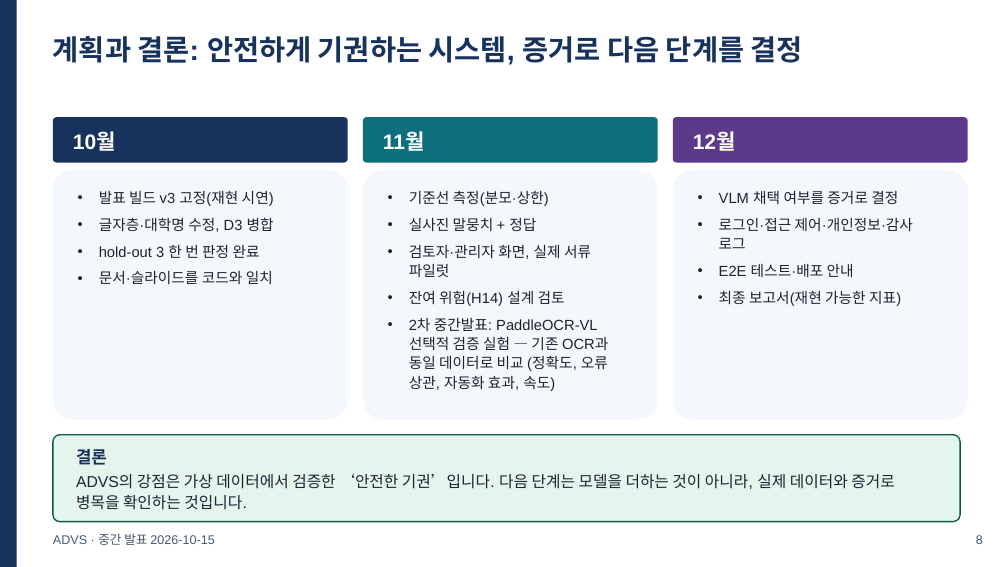
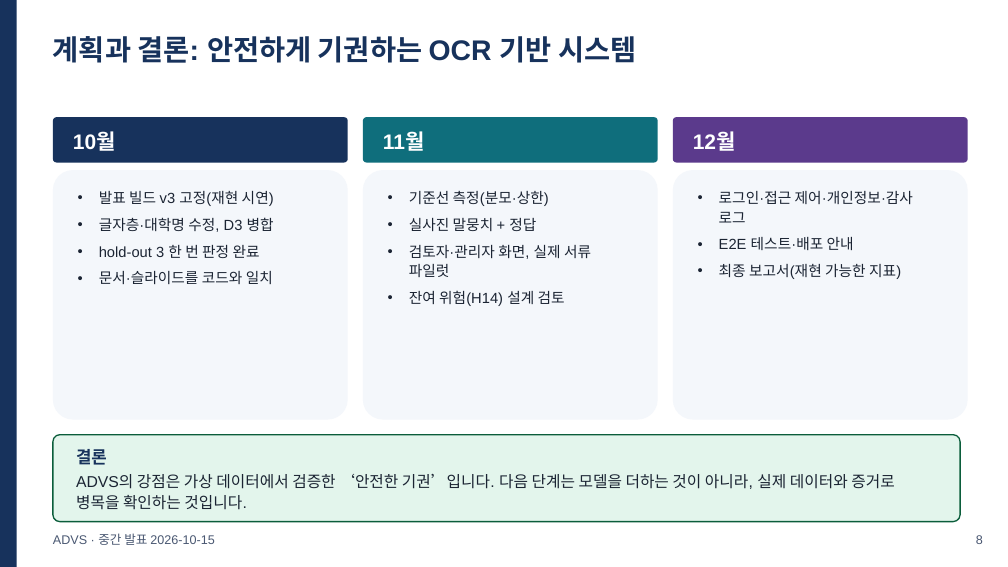
Before and after one commit to khabibro/ADVS, a slide deck: slide 8 of docs/midterm/ADVS_midterm.pptx. Drawn at 1008x567 pixels with LibreOffice and Linux fonts; fonts in the diff are those of the drawing. Boxes give left, top, right and bottom in pixels: in the first picture for what was removed or moved away, otherwise in the second. Text is boxed around its words. In the diff, an @@ line names an element or a change of style, - is before the commit and + after.

```diff
--- a/docs/midterm/ADVS_midterm.pptx
+++ b/docs/midterm/ADVS_midterm.pptx
@@ text at bbox=[53, 36, 636, 63]: text changed @@
-계획과 결론: 안전하게 기권하는 시스템, 증거로 다음 단계를 결정
+계획과 결론: 안전하게 기권하는 OCR 기반 시스템
@@ text in rounded rectangle at bbox=[719, 191, 898, 204]: paragraph removed @@
-• VLM 채택 여부를 증거로 결정
@@ text in rounded rectangle at bbox=[719, 191, 913, 223]: less space between paragraphs @@
@@ text in rounded rectangle at bbox=[409, 318, 608, 391]: paragraph removed @@
-• 2차 중간발표: PaddleOCR-VL 선택적 검증 실험 — 기존 OCR과 동일 데이터로 비교 (정확도, 오류 상관, 자동화 효과, 속도)
```
Also in this commit, not shown: 6 other slides changed, 15 other files.
